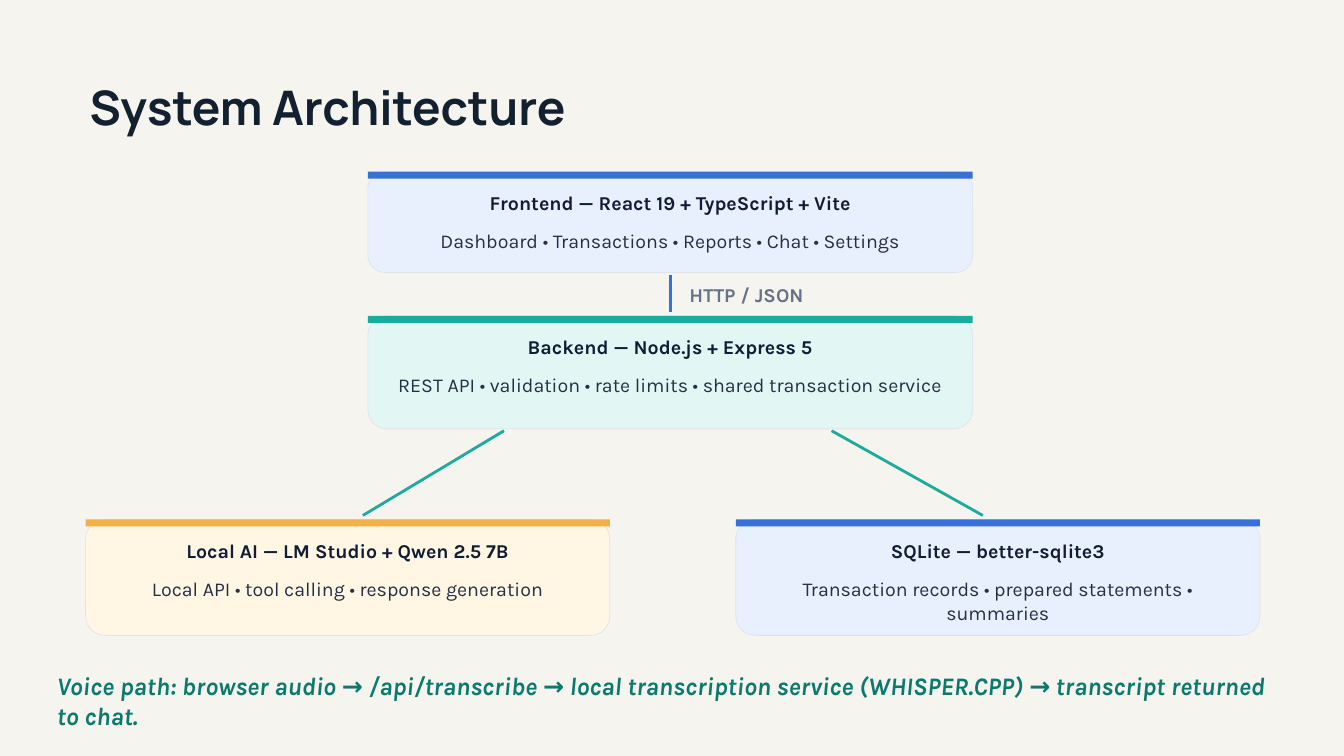
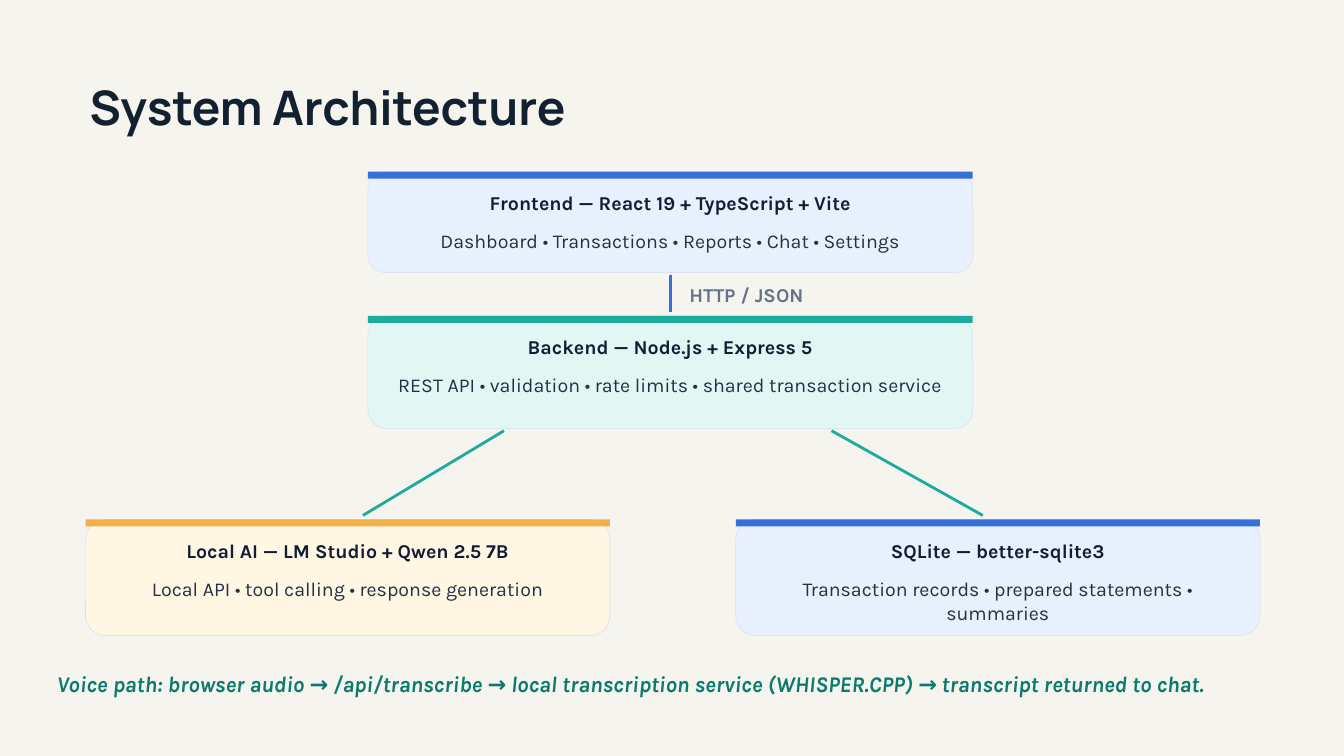
Before and after one commit to Naerdroid/HisabBot, a slide deck: slide 5 of HisabBot — Conversational Bookkeeping.pptx (slide 6 before the commit). Drawn at 1344x756 pixels with LibreOffice and Linux fonts; fonts in the diff are those of the drawing. Boxes give left, top, right and bottom in pixels: in the first picture for what was removed or moved away, otherwise in the second. Text is boxed around its words. In the diff, an @@ line names an element or a change of style, - is before the commit and + after.

Commit message:
slides

```diff
--- a/HisabBot — Conversational Bookkeeping.pptx
+++ b/HisabBot — Conversational Bookkeeping.pptx
@@ text "Voice path: browser audio → ..." at (x1=57, y1=675, x2=1204, y2=698): size 18 to 16 pt @@
```
Also in this commit, not shown: 1 other slide changed, 1 slide removed, 1 other file.
